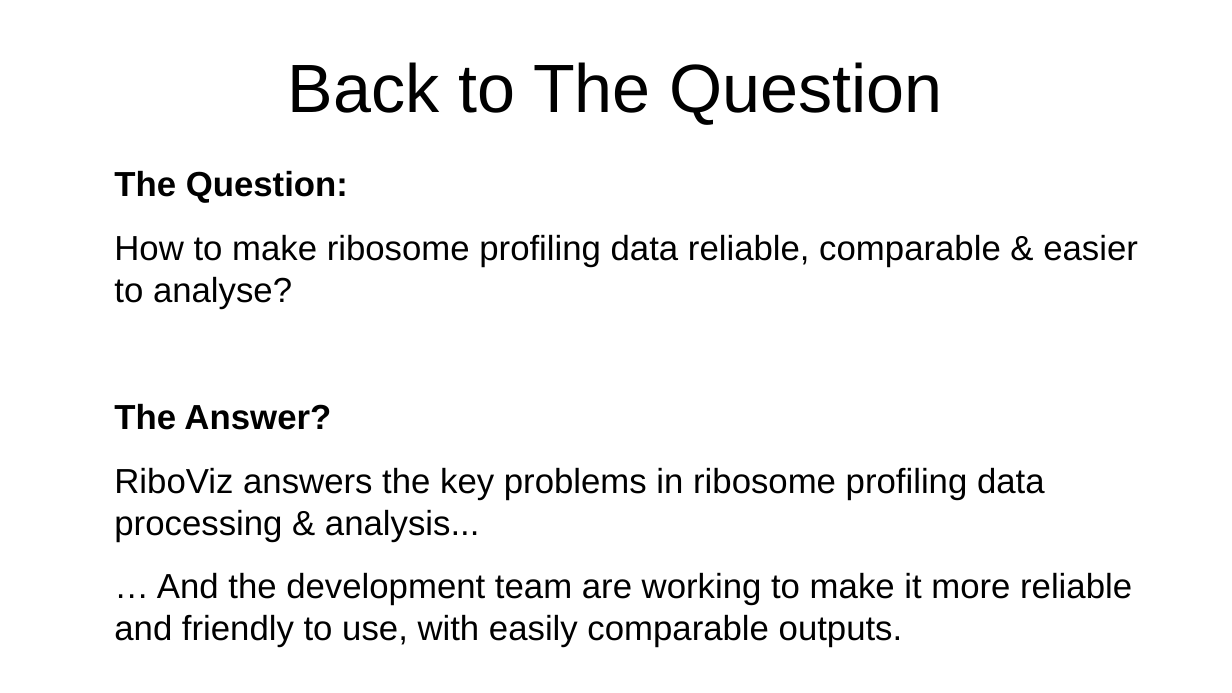
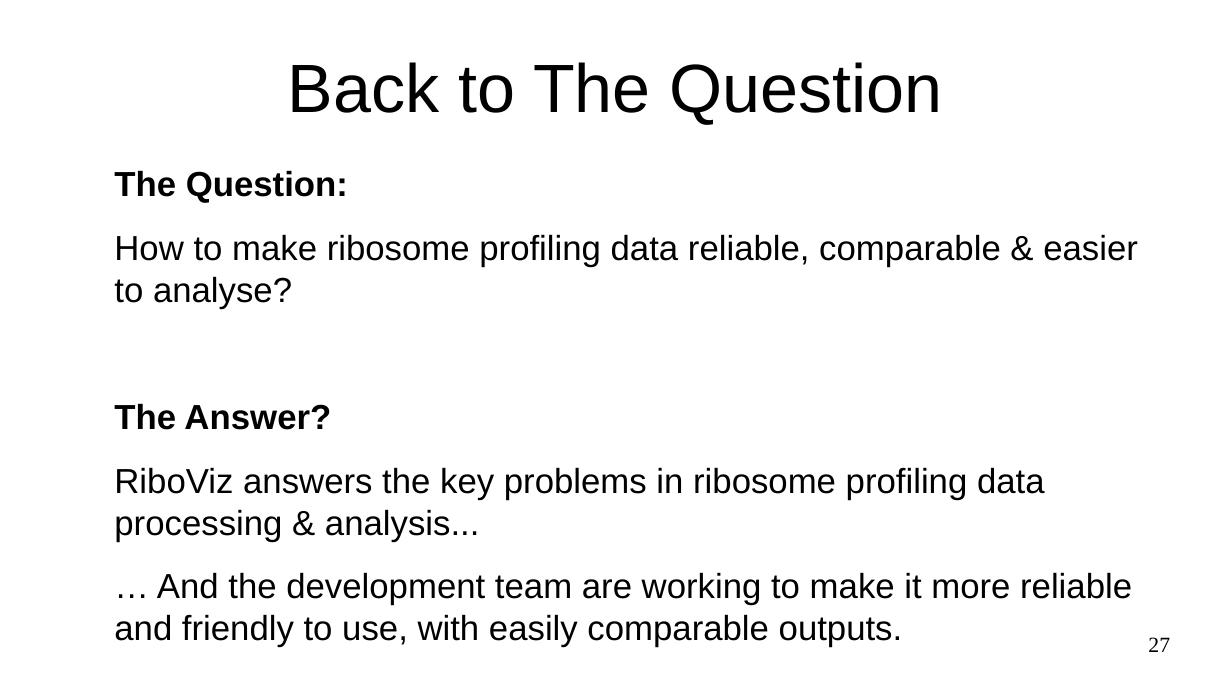
Before and after one commit to FlicAnderson/LabTalk-RiboViz, a slide deck: slide 27 of LabTalk.odp. Drawn at 1232x693 pixels with LibreOffice and Linux fonts; fonts in the diff are those of the drawing. Boxes give left, top, right and bottom in pixels: in the first picture for what was removed or moved away, otherwise in the second. Text is boxed around its words. In the diff, an @@ line names an element or a change of style, - is before the commit and + after.

```diff
--- a/LabTalk.odp
+++ b/LabTalk.odp
@@ page number added at (1148,637,1170,652), 14 pt, text #000000 @@
+27
```
Also in this commit, not shown: 33 other slides changed, 1 other file.
